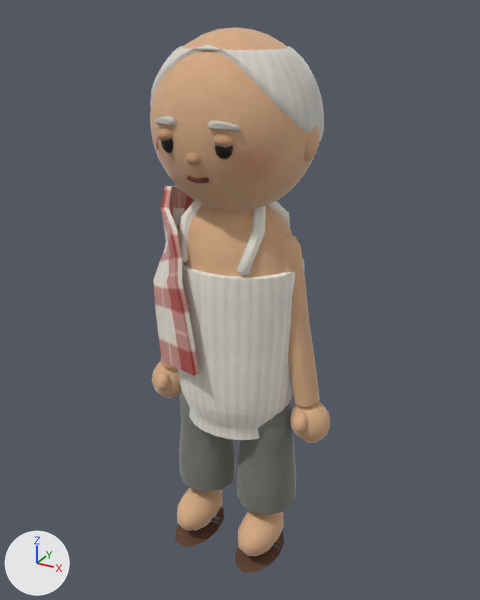
What one commit did to the glTF model public/assets/models/npc-ahpek.glb.
Before and after are seen from a 50 mm lens placed at (0.849, -1.52, 1.603), pointed at (0.0, 0.025, 0.83). Arrows for +X, +Y and +Z are at lower left; the lights stay in place. The picture after the commit comes second. Vertices at exactly the same position are counted once.

Before the edit, the objects in view are built like this:
```python
me_ahpek_mesh = bpy.data.meshes.new('AhPek_Mesh')
me_ahpek_mesh.from_pydata(...)  # 3044 vertices, 5922 faces; spans x -0.31..0.31, y -0.22..0.22, z 0.0..1.56
# faces by material slot: [5514, 408]
me_ahpek_mesh.materials.append(mat_npc_felt)  # picture img_ahpek_palette
me_ahpek_mesh.materials.append(mat_npc_gloss)  # picture img_ahpek_palette
ob_ahpek_mesh = bpy.data.objects.new('AhPek_Mesh', me_ahpek_mesh)
ob_ahpek_mesh.location = (0.0, 0.0, 0.0)
```
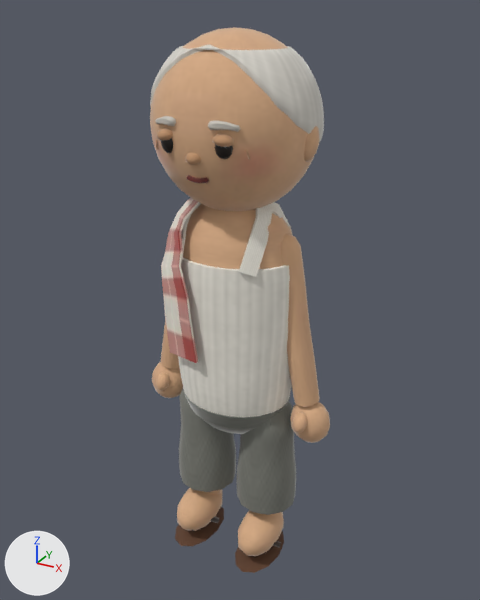
Location of each change, [x1, y1, x2, y2] in pixels of the pictures (480 x 600 px; the box of a moved part takes in the faces that stretch with it):
part 1 of me_ahpek_mesh, moved or reshaped: before [161, 147, 304, 440]; after [161, 147, 293, 434]
part 2 of me_ahpek_mesh, surface changed: before [153, 201, 293, 417]; after [161, 204, 291, 434]

What the commit changed:
me_ahpek_mesh is used by ob_ahpek_mesh; location (0.0, 0.0, 0.0).
me_ahpek_mesh had 3044 vertices, 5922 faces and spanned x -0.31..0.31, y -0.22..0.22, z 0.0..1.56.
me_ahpek_mesh now has 3052 vertices, 5938 faces and spans x -0.31..0.31, y -0.22..0.22, z 0.0..1.56.
me_ahpek_mesh part 1: 201 vertices moved from x -0.21..0.2, y -0.2..0.2, z 0.46..1.32 to x -0.19..0.19, y -0.2..0.17, z 0.49..1.32; 124 vertices removed from x -0.21..0.16, y -0.15..0.19, z 0.46..1.16; 132 vertices added at x -0.18..0.17, y -0.15..0.18, z 0.49..1.18.
me_ahpek_mesh part 2: 295 kept faces spanning x -0.19..0.19, y -0.2..0.17, z 0.43..1.32 get new texture (UV) coordinates.
